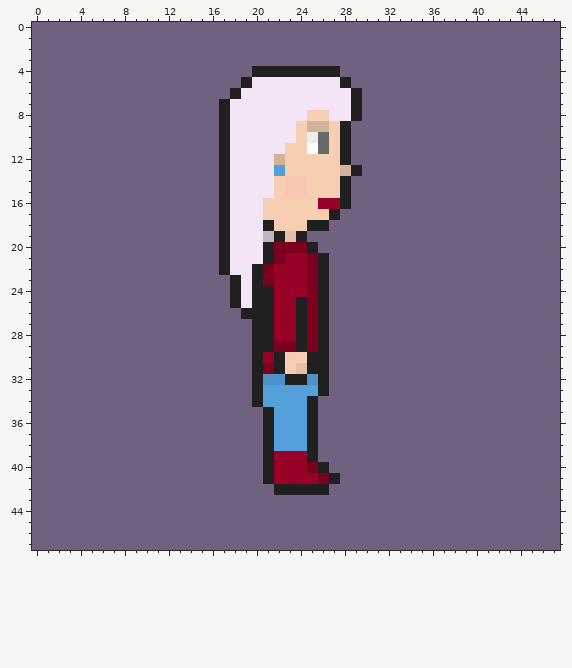
Edited in one commit: pixel-art file (assets/sprites/characters/complete/keia/iddle/keia01_iddle_r.ase). The picture above is the old version.
48x48 pixels, 1 frame.
After the commit:
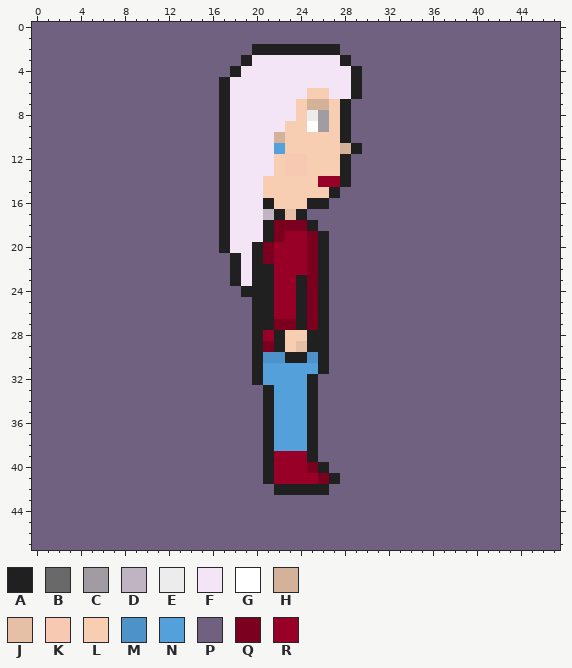
Palette (. is transparent): A #202020  B #696969  C #a09ca1  D #c0b3c2  E #ececec  F #f3e5f5  G #ffffff  H #d4b29a  J #e5bfa6  K #f7c8b2  L #f7ceb2  M #4d93ca  N #54a0db  P #706181  Q #7b0020  R #980028
What changed:
@@ x 15..31 @@
  1 PPPPPPPPPPPPPPPPP
- 2 PPPPPPPPPPPPPPPPP
- 3 PPPPPPPPPPPPPPPPP
- 4 PPPPPAAAAAAAAPPPP
- 5 PPPPAFFFFFFFFAPPP
- 6 PPPAFFFFFFFFFFAPP
- 7 PPAFFFFFFFFFFFAPP
- 8 PPAFFFFFFFLLFFAPP
- 9 PPAFFFFFFLHHLAPPP
-10 PPAFFFFFFLEBLAPPP
-11 PPAFFFFFLLGBLAPPP
-12 PPAFFFFHLLLLLAPPP
-13 PPAFFFFNLLLLLHAPP
-14 PPAFFFFLKKLLLAPPP
-15 PPAFFFFLKKLLLAPPP
-16 PPAFFFLLLLLRRAPPP
-17 PPAFFFLLLLLLAPPPP
-18 PPAFFFALLLAAPPPPP
-19 PPAFFFDAJAPPPPPPP
-20 PPAFFFAQQQAPPPPPP
-21 PPAFFFAQRRQAPPPPP
-22 PPAFFAQRRRQAPPPPP
-23 PPPAFAQRRRQAPPPPP
-24 PPPAFAARRRQAPPPPP
-25 PPPAFAARRAQAPPPPP
-26 PPPPAAARRAQAPPPPP
-27 PPPPPAARRAQAPPPPP
-28 PPPPPAARRAQAPPPPP
-29 PPPPPAAQQAQAPPPPP
-30 PPPPPARALLAAPPPPP
-31 PPPPPAQALJAAPPPPP
-32 PPPPPAMMAAMAPPPPP
-33 PPPPPANNNNNAPPPPP
-34 PPPPPANNNNAPPPPPP
+ 2 PPPPPAAAAAAAAPPPP
+ 3 PPPPAFFFFFFFFAPPP
+ 4 PPPAFFFFFFFFFFAPP
+ 5 PPAFFFFFFFFFFFAPP
+ 6 PPAFFFFFFFLLFFAPP
+ 7 PPAFFFFFFLHHLAPPP
+ 8 PPAFFFFFFLECLAPPP
+ 9 PPAFFFFFLLGCLAPPP
+10 PPAFFFFHLLLLLAPPP
+11 PPAFFFFNLLLLLHAPP
+12 PPAFFFFLKKLLLAPPP
+13 PPAFFFFLKKLLLAPPP
+14 PPAFFFLLLLLRRAPPP
+15 PPAFFFLLLLLLAPPPP
+16 PPAFFFALLLAAPPPPP
+17 PPAFFFDAJAPPPPPPP
+18 PPAFFFAQQQAPPPPPP
+19 PPAFFFAQRRQAPPPPP
+20 PPAFFAQRRRQAPPPPP
+21 PPPAFAQRRRQAPPPPP
+22 PPPAFAARRRQAPPPPP
+23 PPPAFAARRAQAPPPPP
+24 PPPPAAARRAQAPPPPP
+25 PPPPPAARRAQAPPPPP
+26 PPPPPAARRAQAPPPPP
+27 PPPPPAAQQAQAPPPPP
+28 PPPPPARALLAAPPPPP
+29 PPPPPAQALJAAPPPPP
+30 PPPPPAMMAAMAPPPPP
+31 PPPPPANNNNNAPPPPP
+32 PPPPPANNNNAPPPPPP
+33 PPPPPPANNNAPPPPPP
+34 PPPPPPANNNAPPPPPP
 35 PPPPPPANNNAPPPPPP
Where, in picture pixels (left, top, right, bottom), the same in both pictures:
changed: (219, 44, 362, 407)
